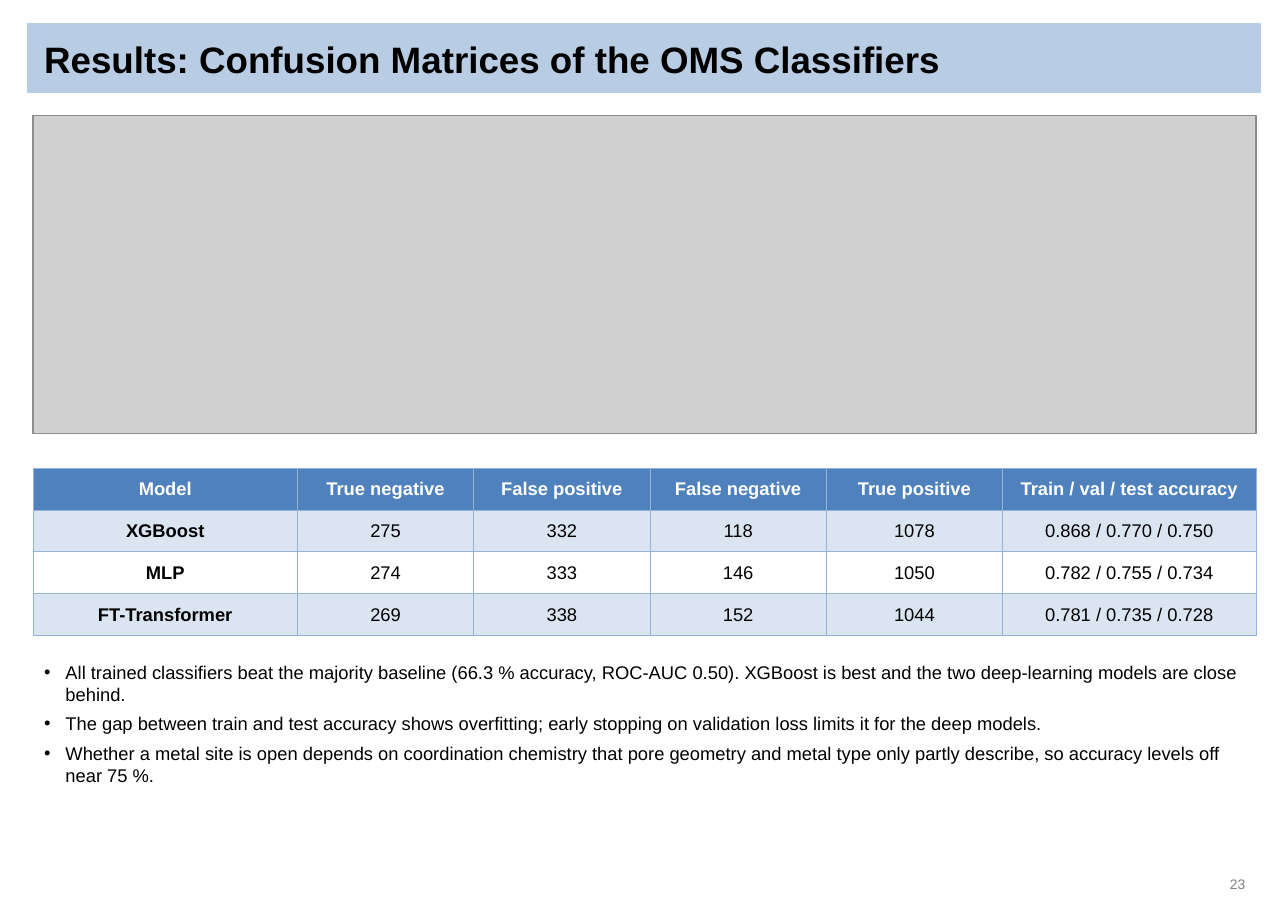
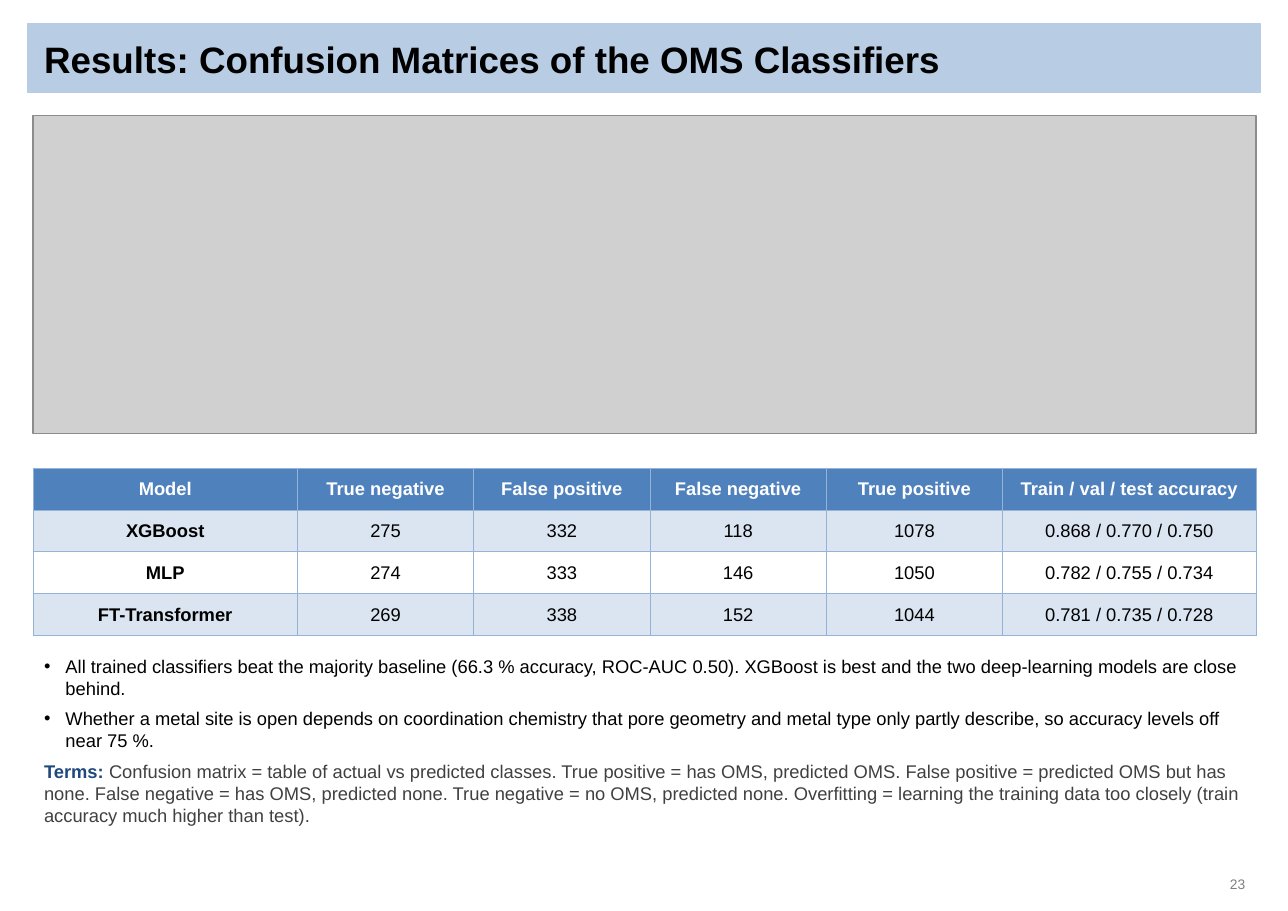
Before and after one commit to Sai-Mohith24/MOFChat-AI-Driven-Material-Recommendation-, a slide deck: slide 23 of reviews/final_review/MOFChat_Final_Review.pptx. Drawn at 1288x911 pixels with LibreOffice and Linux fonts; fonts in the diff are those of the drawing; grey boxes stand for pictures. Boxes give left, top, right and bottom in pixels: in the first picture for what was removed or moved away, otherwise in the second. Text is boxed around its words. In the diff, an @@ line names an element or a change of style, - is before the commit and + after.

```diff
--- a/reviews/final_review/MOFChat_Final_Review.pptx
+++ b/reviews/final_review/MOFChat_Final_Review.pptx
@@ text at (65, 716, 1041, 734): paragraph removed @@
-• The gap between train and test accuracy shows overfitting; early stopping on validation loss limits it for the deep models.
@@ text added at (44, 764, 1239, 826), 12 pt, text #404040 @@
+Terms: Confusion matrix = table of actual vs predicted classes. True positive = has OMS, predicted OMS. False positive = predicted OMS but has none. False negative = has OMS, predicted none. True negative = no OMS, predicted none. Overfitting = learning the training data too closely (train accuracy much higher than test).
```
Also in this commit, not shown: 30 other slides changed, 3 other files.
